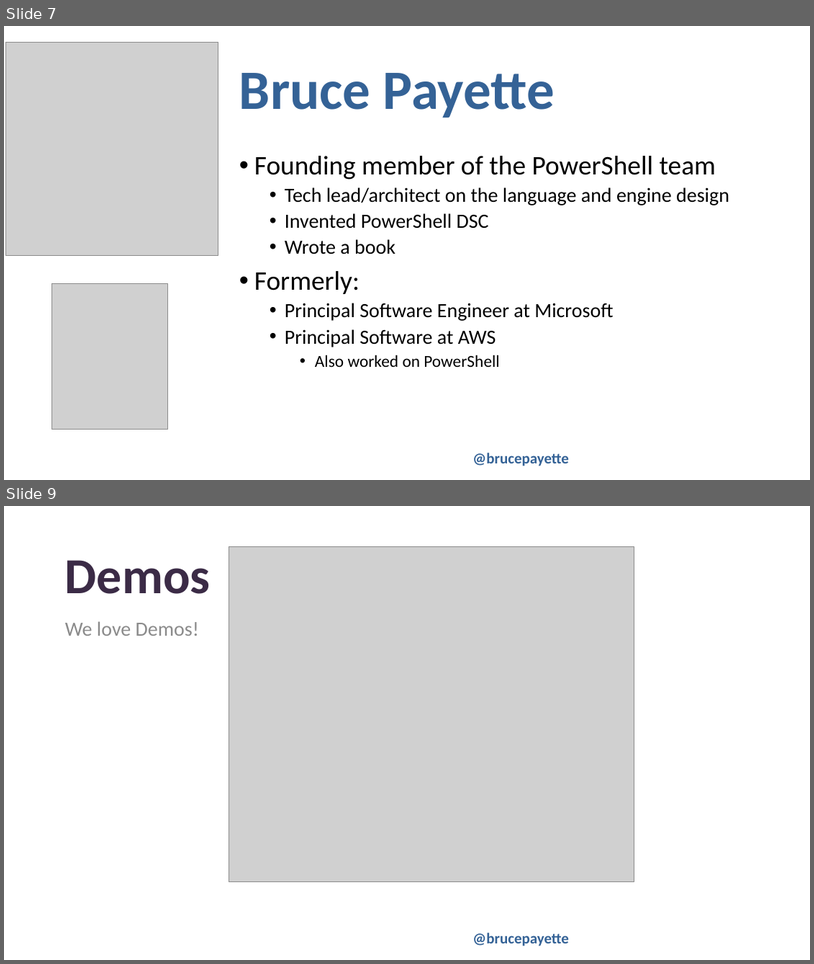
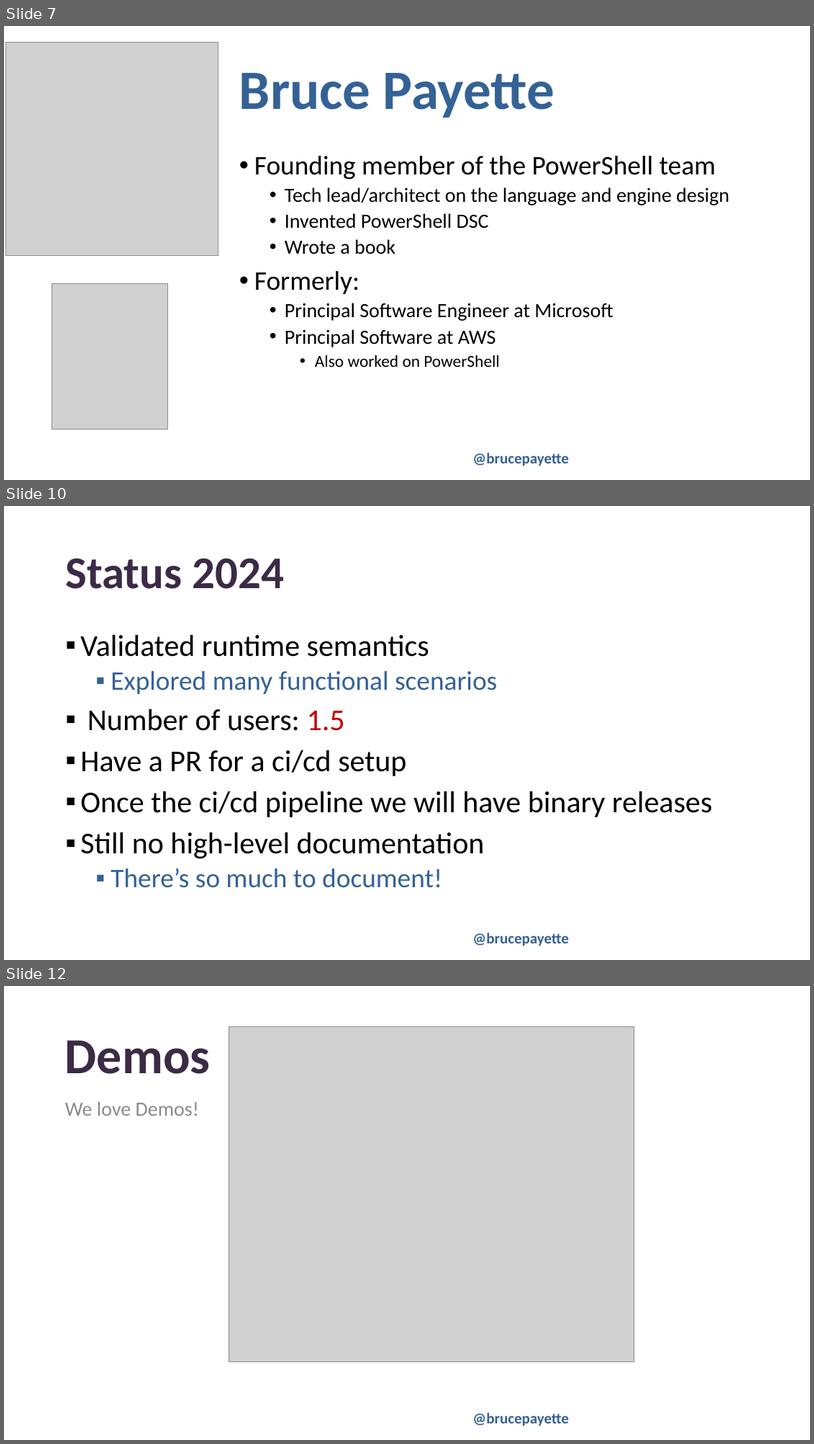
Before and after one commit to BrucePay/PSConfEU2024, a slide deck: payette_2024_braid.pptx. Shown one above the other, each under a label of ours: slides 7 and 9 before the commit, slides 7, 10 and 12 after it; the slides between them are not shown. The pictures are 814x964 and 814x1444 pixels, drawn with LibreOffice and Linux fonts; fonts in the diff are those of the drawing; grey boxes stand for pictures; background and template pictures are left out. Boxes give left, top, right and bottom in pixels: in the first picture for what was removed or moved away, otherwise in the second. Text is boxed around its words. In the diff, an @@ line names an element or a change of style, - is before the commit and + after.

```diff
--- a/payette_2024_braid.pptx
+++ b/payette_2024_braid.pptx
@@ slide 10 added at [4,506,810,960], background picture (left out); not listed: 1 template element that a slide beside it also shows @@
@@ title added at [65,558,285,589], 54 pt, text #3B2B46, bold @@
+Status 2024
@@ text added at [80,635,712,888], 36 pt, text #000000 @@
+▪ Validated runtime semantics
+  ▪ Explored many functional scenarios
+▪ Number of users: 1.5
+▪ Have a PR for a ci/cd setup
+▪ Once the ci/cd pipeline we will have binary releases
+▪ Still no high-level documentation
+  ▪ There’s so much to document!
@@ what was slide 9 is now slide 12 @@
```
Also in this commit, not shown: 2 slides changed, 3 other slides added, 1 other file.
